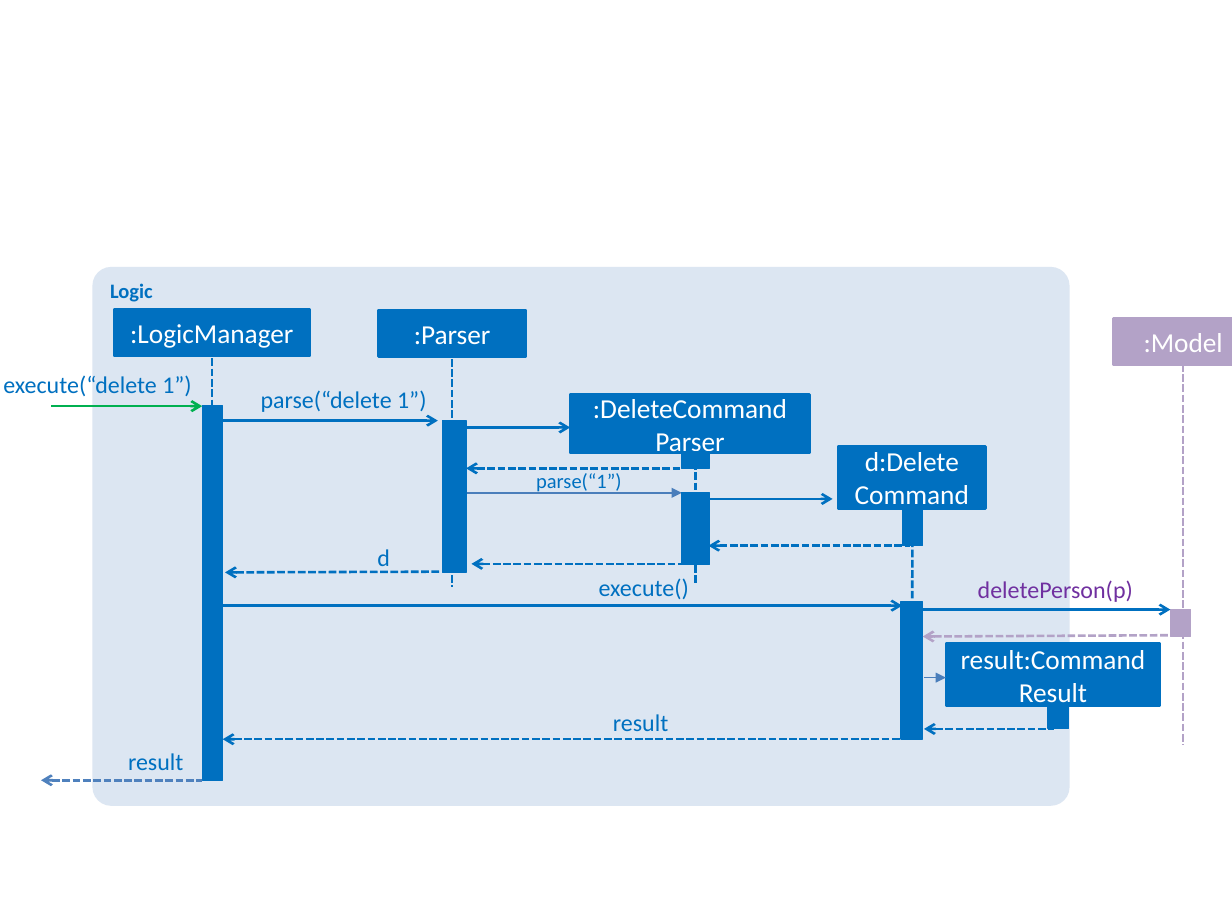
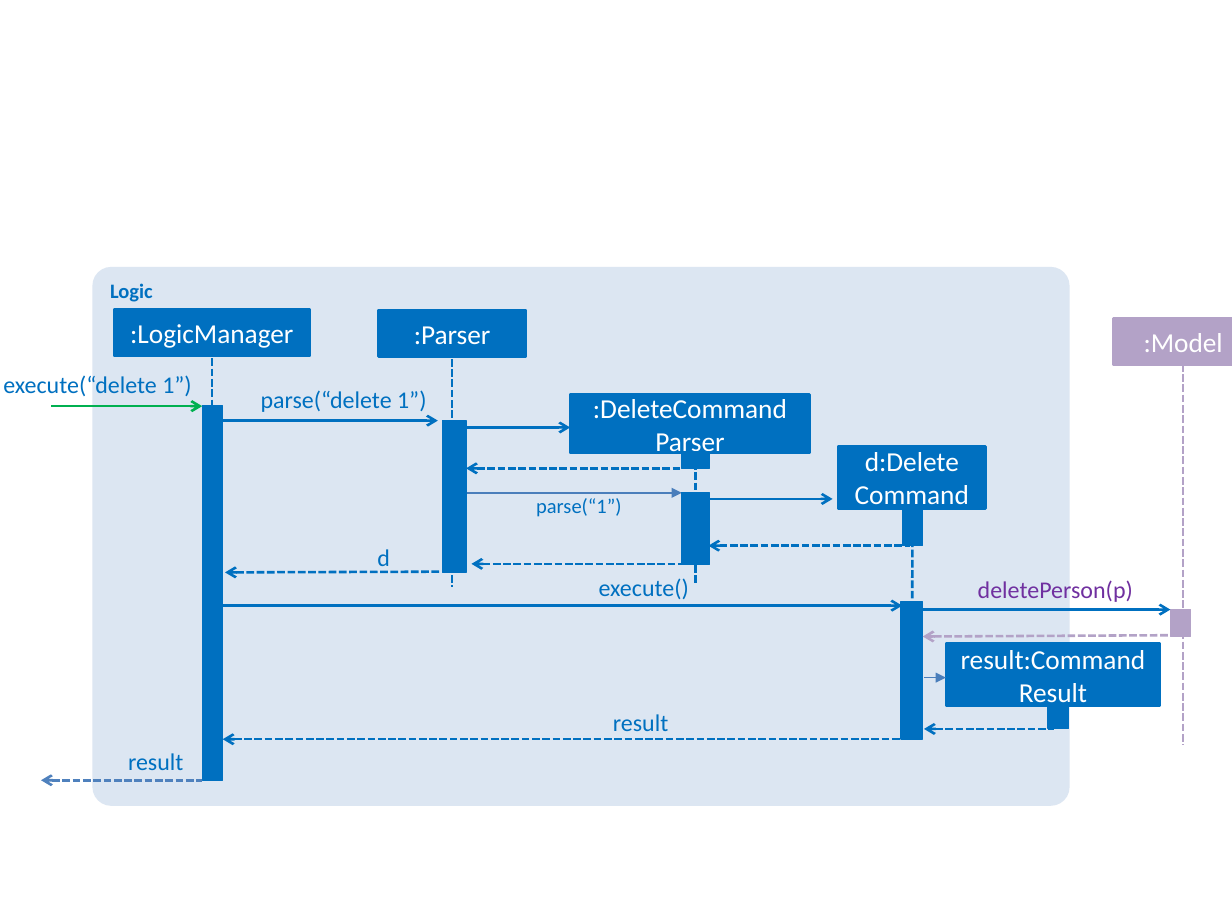
Before and after one commit to se-edu/addressbook-level4, a slide deck: slide 1 of docs/diagrams/LogicComponentSequenceDiagram.pptx. Drawn at 1232x924 pixels with LibreOffice and Linux fonts; fonts in the diff are those of the drawing. Boxes give left, top, right and bottom in pixels: in the first picture for what was removed or moved away, otherwise in the second. Text is boxed around its words. In the diff, an @@ line names an element or a change of style, - is before the commit and + after.

```diff
--- a/docs/diagrams/LogicComponentSequenceDiagram.pptx
+++ b/docs/diagrams/LogicComponentSequenceDiagram.pptx
@@ text "parse(“1”)": place and size @@
-text "parse(“1”)" at [536, 473, 622, 494]
+text "parse(“1”)" at [536, 498, 622, 517]
```
Also in this commit, not shown: 9 other files.
